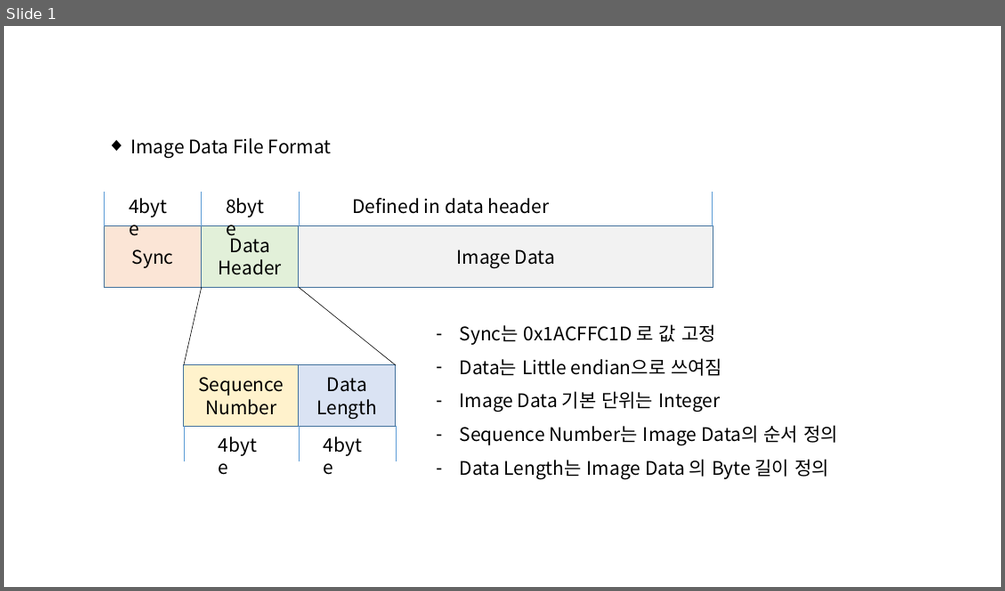
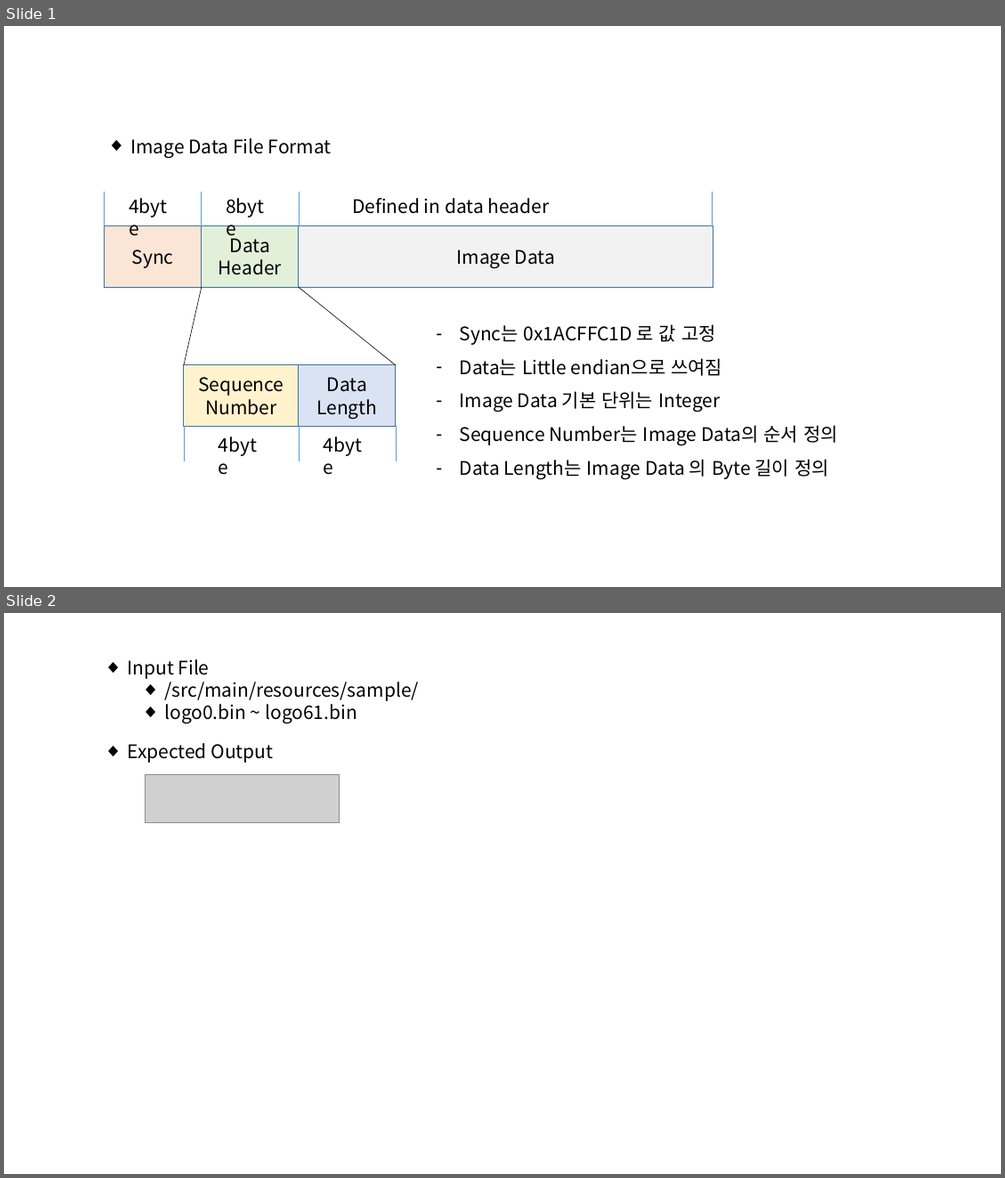
Before and after one commit to JoJeongJin/CodingTestFor2020_GT1_Newbi, a slide deck: 코딩테스트_파일포맷.pptx. Shown one above the other, each under a label of ours: slide 1 before the commit, slides 1 and 2 after it. The pictures are 1005x591 and 1005x1178 pixels, drawn with LibreOffice and Linux fonts; fonts in the diff are those of the drawing; grey boxes stand for pictures. Boxes give left, top, right and bottom in pixels: in the first picture for what was removed or moved away, otherwise in the second. Text is boxed around its words. In the diff, an @@ line names an element or a change of style, - is before the commit and + after.

Commit message:
add sample decription

```diff
--- a/코딩테스트_파일포맷.pptx
+++ b/코딩테스트_파일포맷.pptx
@@ slide 2 added at <box>4,613,1001,1174</box>, background #FFFFFF @@
@@ text added at <box>127,659,418,723</box>, 18 pt, text #000000 @@
+◆ Input File
+  ◆ /src/main/resources/sample/
+  ◆ logo0.bin ~ logo61.bin
@@ text added at <box>127,743,274,763</box>, 18 pt, text #000000 @@
+◆ Expected Output
@@ picture added at <box>146,774,339,823</box> @@
```
Also in this commit, not shown: 2 other files.
